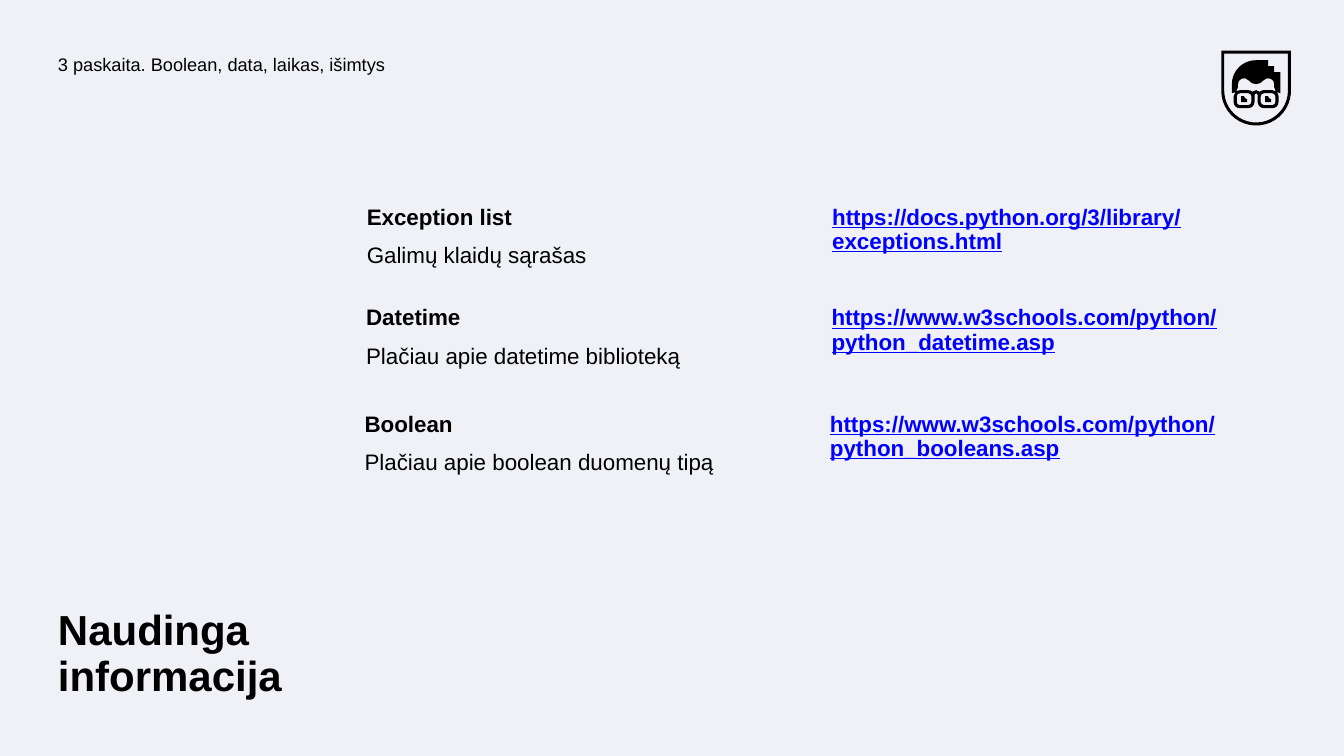
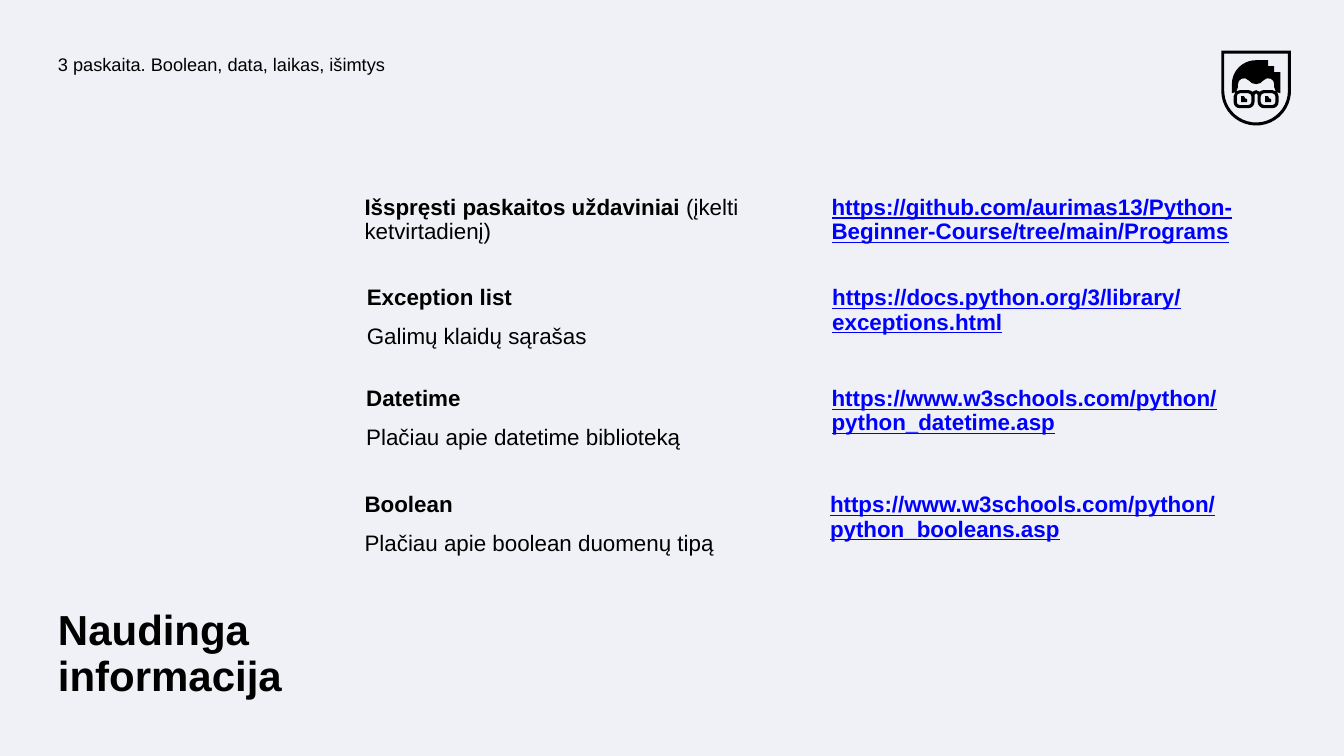
Before and after one commit to aurimas13/Python-Beginner-Course, a slide deck: slide 23 of Lectures/03_paskaita (Boolean,data, laikas, išimtys).pptx. Drawn at 1344x756 pixels with LibreOffice and Linux fonts; fonts in the diff are those of the drawing. Boxes give left, top, right and bottom in pixels: in the first picture for what was removed or moved away, otherwise in the second. Text is boxed around its words. In the diff, an @@ line names an element or a change of style, - is before the commit and + after.

Commit message:
Added slides

```diff
--- a/Lectures/03_paskaita (Boolean,data, laikas, išimtys).pptx
+++ b/Lectures/03_paskaita (Boolean,data, laikas, išimtys).pptx
@@ text added at bbox=[365, 198, 738, 244], 16 pt, text #000000, bold @@
+Išspręsti paskaitos uždaviniai (įkelti ketvirtadienį)
@@ text added at bbox=[832, 198, 1233, 244], 16 pt, text #0000FF, bold, underline @@
+https://github.com/aurimas13/Python-Beginner-Course/tree/main/Programs
@@ 9 texts: place and size @@
-9 texts at bbox=[365, 208, 1217, 475]
+9 texts at bbox=[365, 288, 1217, 556]
```
Also in this commit, not shown: 1 other slide changed, 1 other file.
